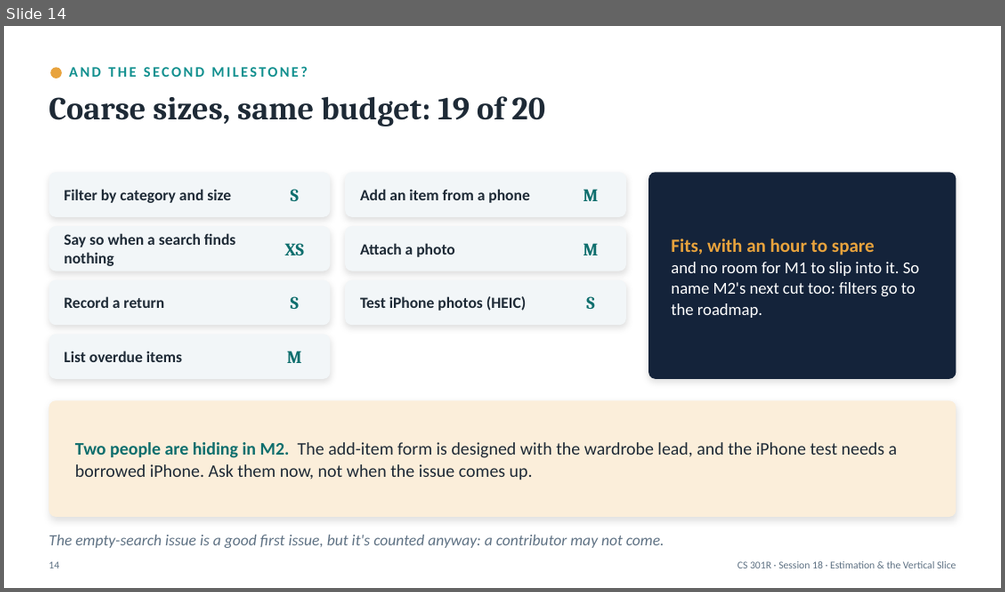
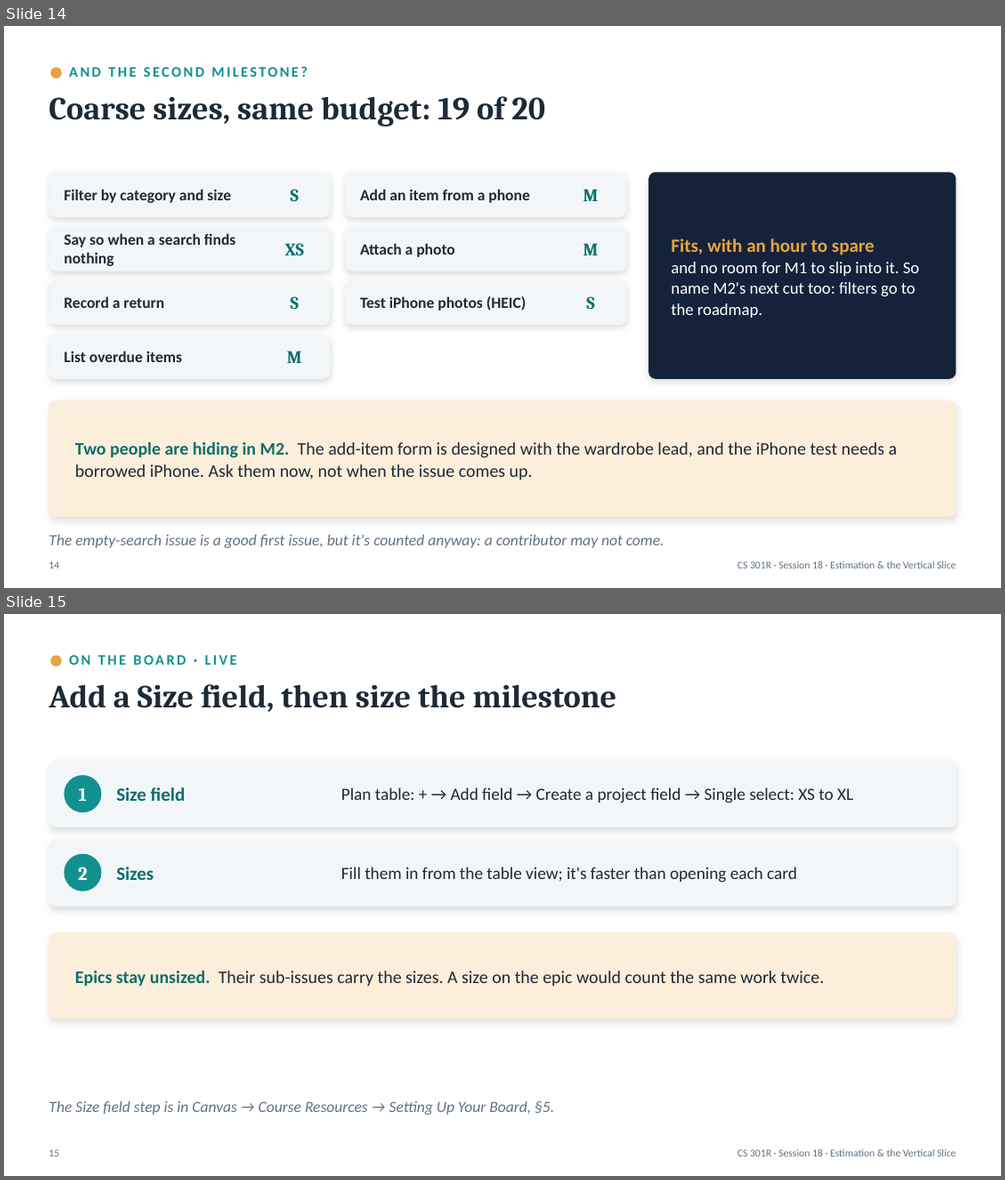
Before and after one commit to BYU-CS-Course-Ops/CS380, a slide deck: canvas_material/lectures/powerpoint/Session18-SizeFitOrder.pptx. Shown one above the other, each under a label of ours: slide 14 before the commit, slides 14 and 15 after it. The pictures are 1005x592 and 1005x1180 pixels, drawn with LibreOffice and Linux fonts; fonts in the diff are those of the drawing. Boxes give left, top, right and bottom in pixels: in the first picture for what was removed or moved away, otherwise in the second. Text is boxed around its words. In the diff, an @@ line names an element or a change of style, - is before the commit and + after.

```diff
--- a/canvas_material/lectures/powerpoint/Session18-SizeFitOrder.pptx
+++ b/canvas_material/lectures/powerpoint/Session18-SizeFitOrder.pptx
@@ slide 15 added at box(4, 614, 1001, 1176), background #FFFFFF @@
@@ ellipse added at box(50, 655, 62, 667), fill #E8A33D @@
@@ text added at box(69, 655, 237, 665), 14 pt, text #12908F, bold @@
+ON THE BOARD · LIVE
@@ text added at box(48, 684, 617, 712), 31 pt, text #1E2A36, bold @@
+Add a Size field, then size the milestone
@@ rounded rectangle added at box(49, 760, 955, 828), fill #F2F6F8 @@
@@ ellipse added at box(64, 775, 101, 812), fill #12908F @@
@@ text added at box(79, 788, 88, 801), 18 pt, text #FFFFFF, bold @@
+1
@@ text added at box(116, 788, 186, 801), 18 pt, text #0E6E6D, bold @@
+Size field
@@ text added at box(341, 788, 853, 804), 16.5 pt, text #1E2A36 @@
+Plan table: + → Add field → Create a project field → Single select: XS to XL
@@ rounded rectangle added at box(49, 839, 955, 906), fill #F2F6F8 @@
@@ ellipse added at box(64, 853, 101, 892), fill #12908F @@
@@ text added at box(78, 867, 88, 880), 18 pt, text #FFFFFF, bold @@
+2
@@ text added at box(116, 867, 154, 880), 18 pt, text #0E6E6D, bold @@
+Sizes
@@ text added at box(341, 867, 797, 883), 16.5 pt, text #1E2A36 @@
+Fill them in from the table view; it's faster than opening each card
@@ rounded rectangle added at box(49, 933, 955, 1019), fill #FBEEDA @@
@@ text added at box(75, 971, 824, 987), 17 pt, text #1E2A36 @@
+Epics stay unsized. Their sub-issues carry the sizes. A size on the epic would count the same work twice.
@@ text added at box(48, 1102, 554, 1115), 15 pt, text #5F7284, italic @@
+The Size field step is in Canvas → Course Resources → Setting Up Your Board, §5.
@@ text added at box(48, 1150, 59, 1157), 10 pt, text #5F7284 @@
+15
@@ text added at box(737, 1150, 955, 1157), 10 pt, text #5F7284 @@
+CS 301R · Session 18 · Estimation & the Vertical Slice
```
Also in this commit, not shown: 10 slides changed, 3 other files.
